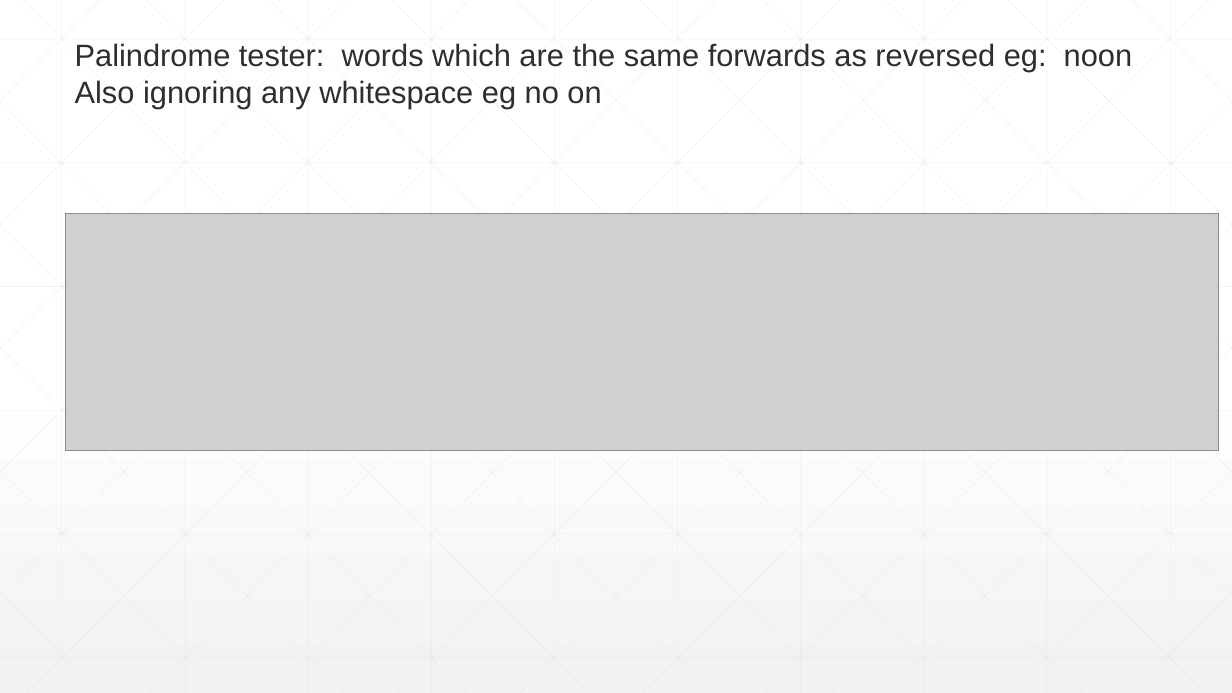
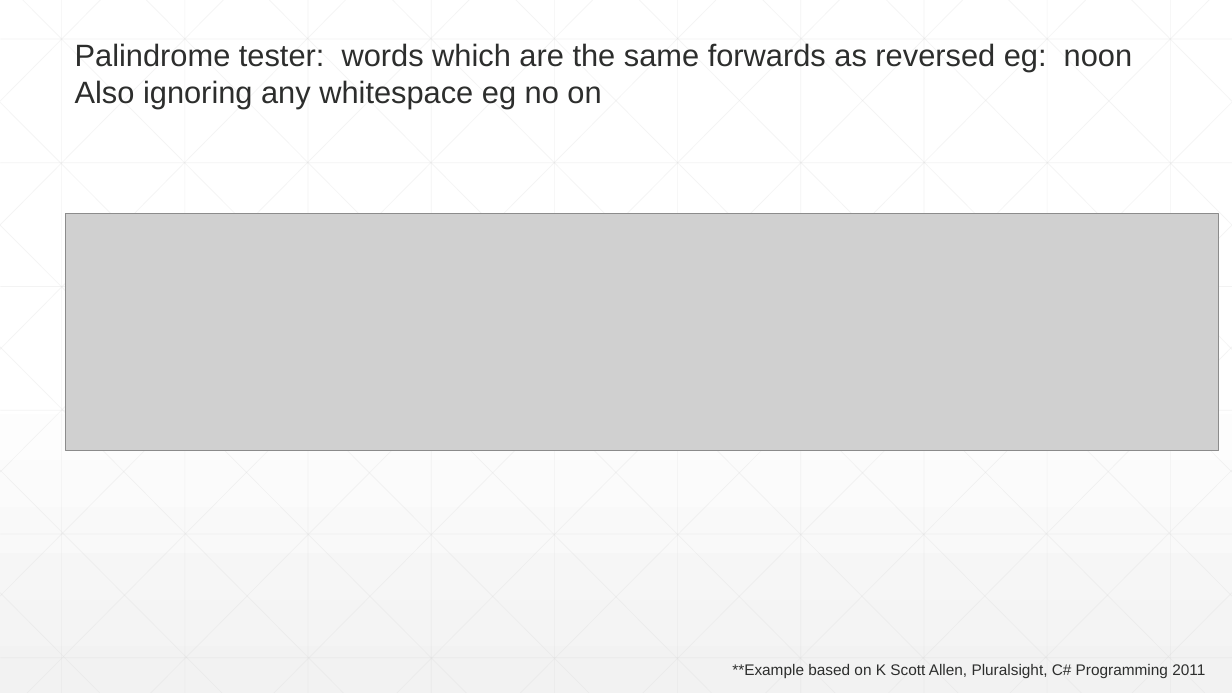
Before and after one commit to djhmateer/Refactoring, a slide deck: slide 6 of Presentation1.pptx. Drawn at 1232x693 pixels with LibreOffice and Linux fonts; fonts in the diff are those of the drawing; grey boxes stand for pictures. Boxes give left, top, right and bottom in pixels: in the first picture for what was removed or moved away, otherwise in the second. Text is boxed around its words. In the diff, an @@ line names an element or a change of style, - is before the commit and + after.

```diff
--- a/Presentation1.pptx
+++ b/Presentation1.pptx
@@ text added at bbox=[732, 664, 1205, 678], 12 pt, text #2D2E2D @@
+**Example based on K Scott Allen, Pluralsight, C# Programming 2011
```
Also in this commit, not shown: 7 other slides changed.
